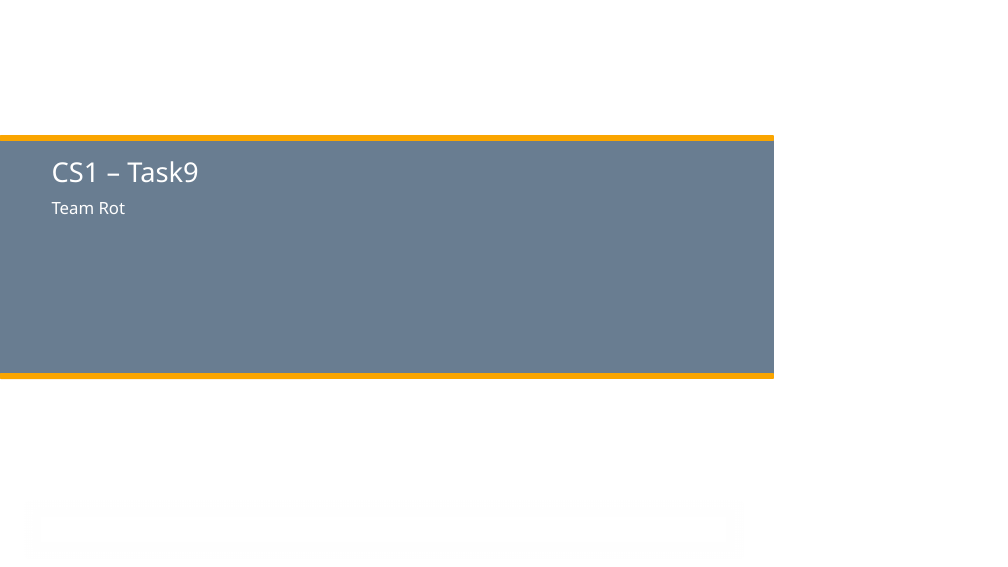
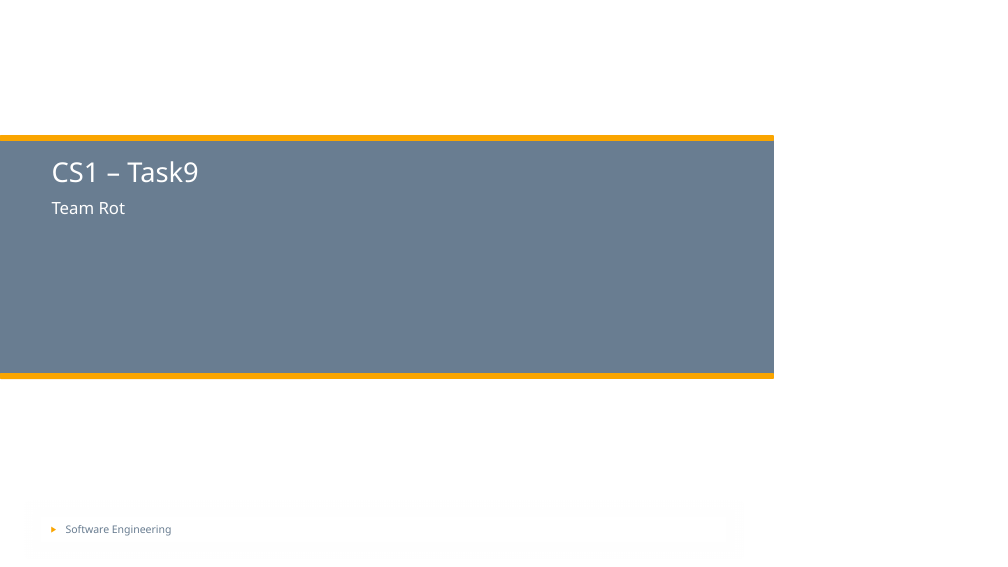
Before and after one commit to tomia1/ch.bfh.btx8081.w2016.red, a slide deck: slide 1 of doc/task9/Softwarearchitecture.pptx. Drawn at 1008x567 pixels with LibreOffice and Linux fonts; fonts in the diff are those of the drawing; background and template pictures are left out. Boxes give left, top, right and bottom in pixels: in the first picture for what was removed or moved away, otherwise in the second. Text is boxed around its words. In the diff, an @@ line names an element or a change of style, - is before the commit and + after.

Commit message:
final version of task 9

```diff
--- a/doc/task9/Softwarearchitecture.pptx
+++ b/doc/task9/Softwarearchitecture.pptx
@@ text added at [66, 525, 172, 536], 10 pt, text #697D91 @@
+▶ Software Engineering
```
